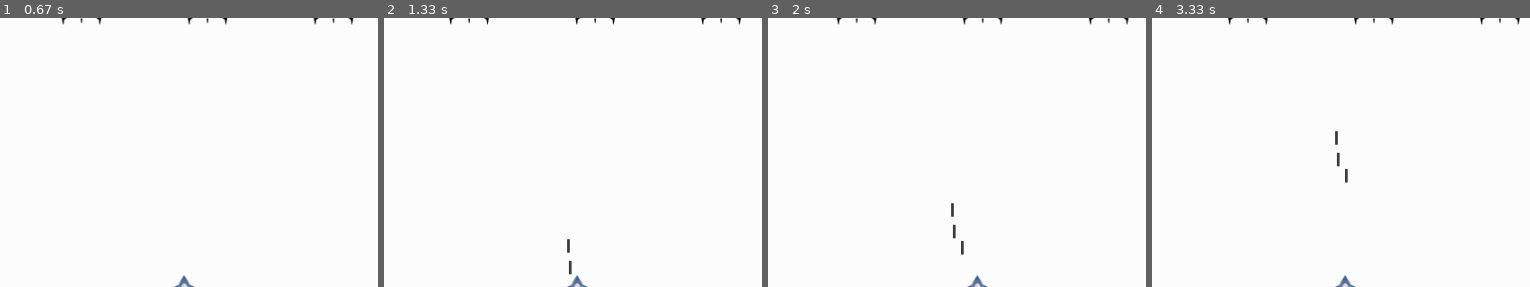
Above: before the commit, frames 1-4 (left to right).
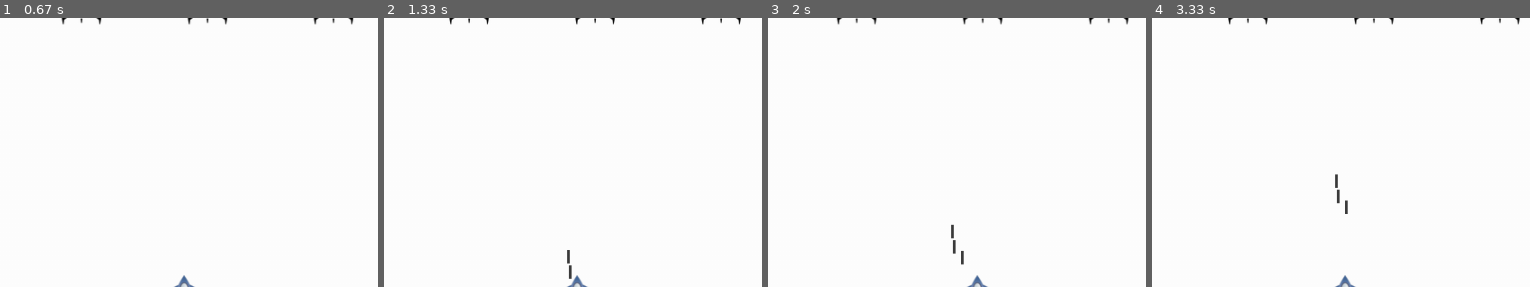
Above: after the commit, the same moments.

Repository: ian-developer/pygame-project-alien-destroyer
Game: pygame game, started from alien_invasion.py
Same seed, same stepped clock (60 frames per second), same inputs: the game is played once before the commit and once after it.
Inputs:
- Up to frame 1 (0.67 s): click "Play" at 0.38 s
- Up to frame 2 (1.33 s): tap Space at 0.67, 1.07 s; hold Right from 1 s (still down)
- Up to frame 3 (2 s): tap Space at 1.37, 1.57, 1.87 s; release Right at 1.47 s; hold Right 1.5-1.97 s
- Up to frame 4 (3.33 s): hold Left 2-2.53 s; tap Space at 2.07, 2.37, 2.63, 2.93, 3.07 s; hold Left 2.57-2.97 s; hold Right from 3 s (still down)
The pictures show only the part of the screen within x 28-78%, y 44-94%; the shares and areas given below are measured in that part.

Frame 1 is identical in both runs. In frame 2, 0.1% of the frame differs, in the area x 48-50%, y 82-98%; in frame 3, 0.2%; in frame 4, 0.3%, in the area x 48-52%, y 42-73%.

Commit message:
game speeds up every level

Diff:
--- a/game_functions.py
+++ b/game_functions.py
@@ -44,6 +44,9 @@
     """Starts a new game when the player klick play"""
     button_clicked = play_button.rect.collidepoint(mouse_x, mouse_y)
     if button_clicked and not stats.game_active:
+        #Reset the game settings
+        ai_settings.initialize_dynamic_settings()
+
         #Hide mouse cursor
         pygame.mouse.set_visible(False)
 
@@ -91,8 +94,9 @@
     collisions = pygame.sprite.groupcollide(bullets, aliens, True, True)
 
     if len(aliens) == 0:
-        #Destroy existing bullets and create new fleet.
+        #Destroy existing bullets, spped up game, and create new fleet.
         bullets.empty()
+        ai_settings.increase_speed()
         create_fleet(ai_settings, screen, ship, aliens)
 
 
--- a/settings.py
+++ b/settings.py
@@ -1,22 +1,37 @@
 class Settings():
     def __init__(self):
+        """Initialize the game static settings."""
         self.screen_width = 1000
         self.screen_height = 600
         self.bg_color = (255, 255, 255)
 
         # Ship settings
-        self.ship_speed_factor = 0.5
         self.ship_limit = 2
 
         # Bullet settings
-        self.bullet_speed_factor = 1
         self.bullet_width = 3
         self.bullet_height = 15
         self.bullet_color = 60, 60, 60
         self.bullets_allowed = 3
 
         # Alien settings
+        self.fleet_drop_speed = 30
+
+        #How quickly the game speeds up
+        self.speedup_scale = 1.1
+        self.initialize_dynamic_settings()
+
+    def initialize_dynamic_settings(self):
+        """Initialize setting that change throughout the game."""
+        self.ship_speed_factor = 0.5
+        self.bullet_speed_factor = 0.7
         self.alien_speed_factor = 0.1
-        self.fleet_drop_speed = 30
+
         # fleet_direction of 1 represents right; -1 represents left.
         self.fleet_direction = 1
+
+    def increase_speed(self):
+        """Increase speed settings."""
+        self.ship_speed_factor *= self.speedup_scale
+        self.bullet_speed_factor *= self.speedup_scale
+        self.alien_speed_factor *= self.speedup_scale
